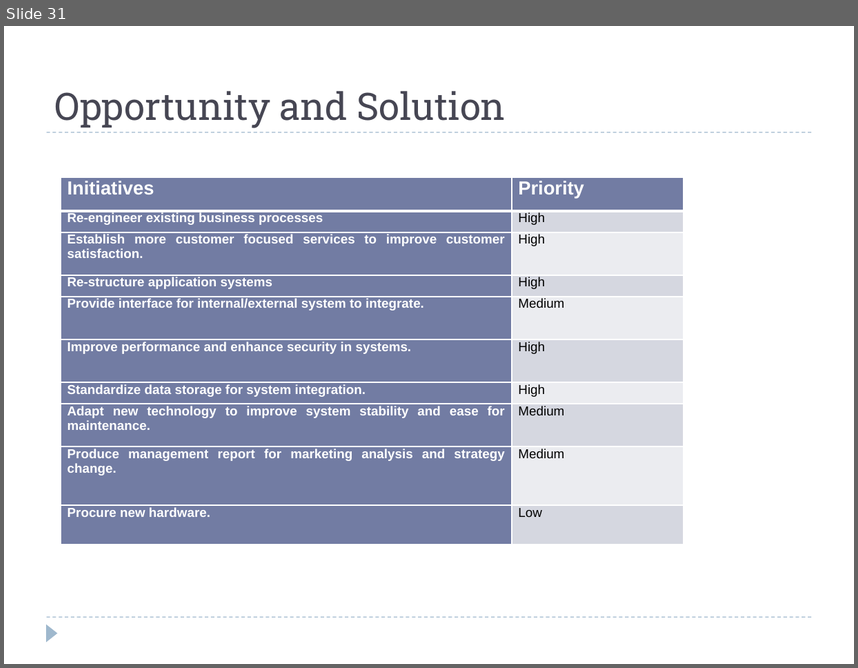
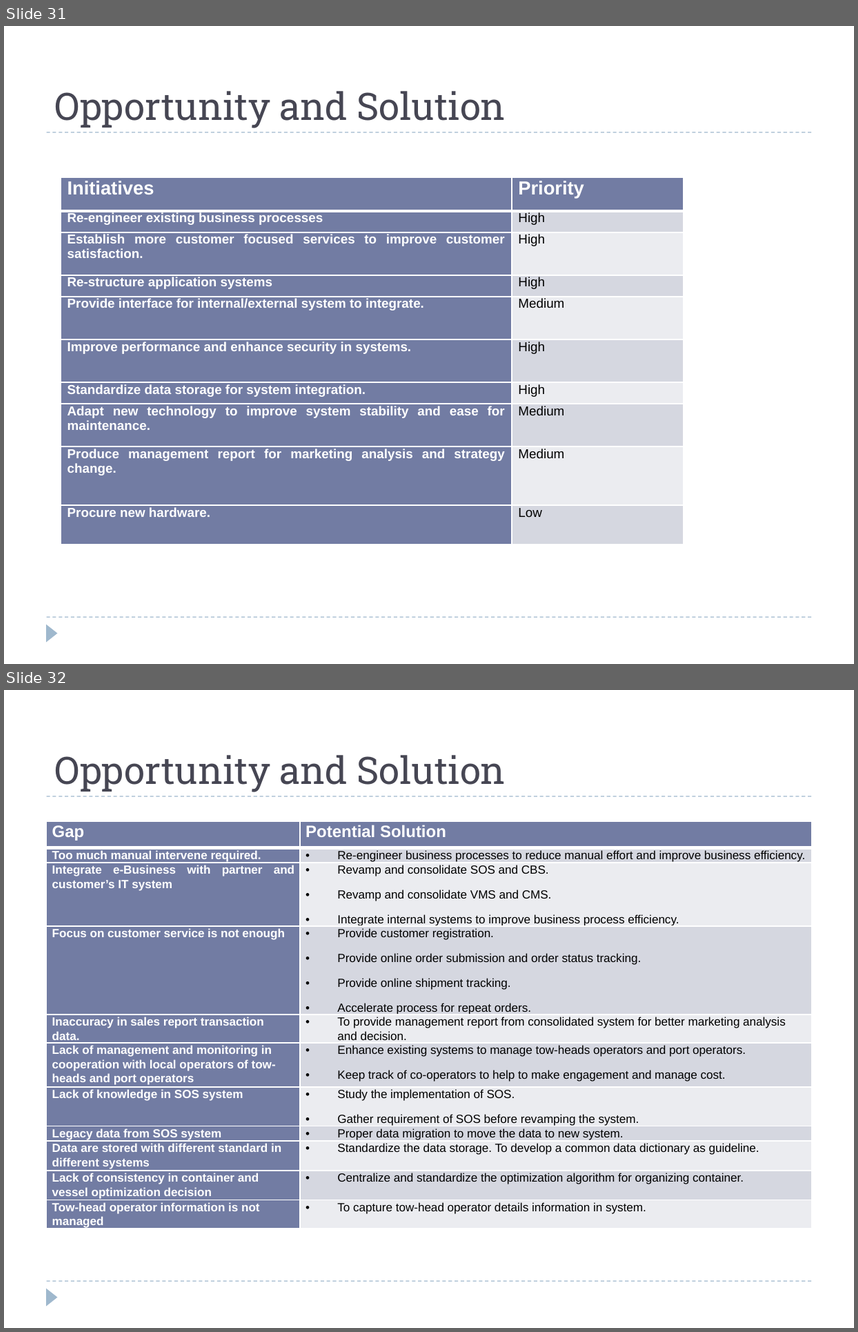
Before and after one commit to windieccf/t1-shipping, a slide deck: Enterprise Architech Presentation.pptx. Shown one above the other, each under a label of ours: slide 31 before the commit, slides 31 and 32 after it. The pictures are 858x668 and 858x1332 pixels, drawn with LibreOffice and Linux fonts; fonts in the diff are those of the drawing. Boxes give left, top, right and bottom in pixels: in the first picture for what was removed or moved away, otherwise in the second. Text is boxed around its words. In the diff, an @@ line names an element or a change of style, - is before the commit and + after.

```diff
--- a/Enterprise Architech Presentation.pptx
+++ b/Enterprise Architech Presentation.pptx
@@ slide 32 added at box(4, 690, 854, 1328), background #FFFFFF; not listed: 3 template elements that a slide beside it also shows @@
@@ title added at box(55, 755, 506, 792), 32 pt, text #464653 @@
+Opportunity and Solution
@@ table added at box(47, 822, 811, 1245), 11 rows, 2 columns @@
+Gap | Potential Solution
+Too much manual intervene required. | Re-engineer business processes to reduce manual effort and improve business efficiency.
+Integrate e-Business with partner and customer’s IT system | Revamp and consolidate SOS and CBS. / Revamp and consolidate VMS and CMS. / Integrate internal systems to improve business process efficiency.
+Focus on customer service is not enough | Provide customer registration. / Provide online order submission and order status tracking. / Provide online shipment tracking. / Accelerate process for repeat orders.
+Inaccuracy in sales report transaction data. | To provide management report from consolidated system for better marketing analysis and decision.
+Lack of management and monitoring in cooperation with local operators of tow-heads and port operators | Enhance existing systems to manage tow-heads operators and port operators. / Keep track of co-operators to help to make engagement and manage cost.
+Lack of knowledge in SOS system | Study the implementation of SOS. / Gather requirement of SOS before revamping the system.
+Legacy data from SOS system | Proper data migration to move the data to new system.
+Data are stored with different standard in different systems | Standardize the data storage. To develop a common data dictionary as guideline.
+Lack of consistency in container and vessel optimization decision | Centralize and standardize the optimization algorithm for organizing container.
+Tow-head operator information is not managed | To capture tow-head operator details information in system.
```
Also in this commit, not shown: 2 other slides added.
